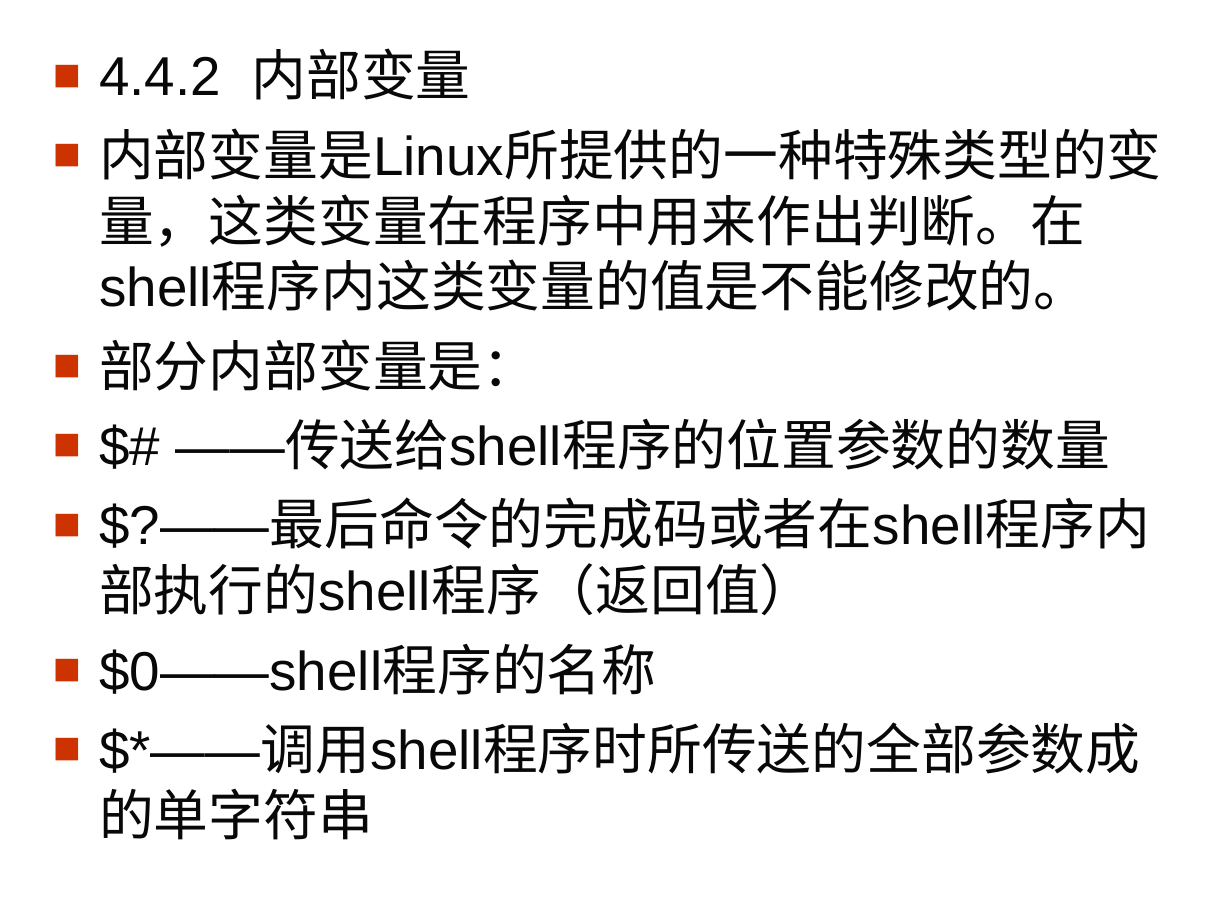
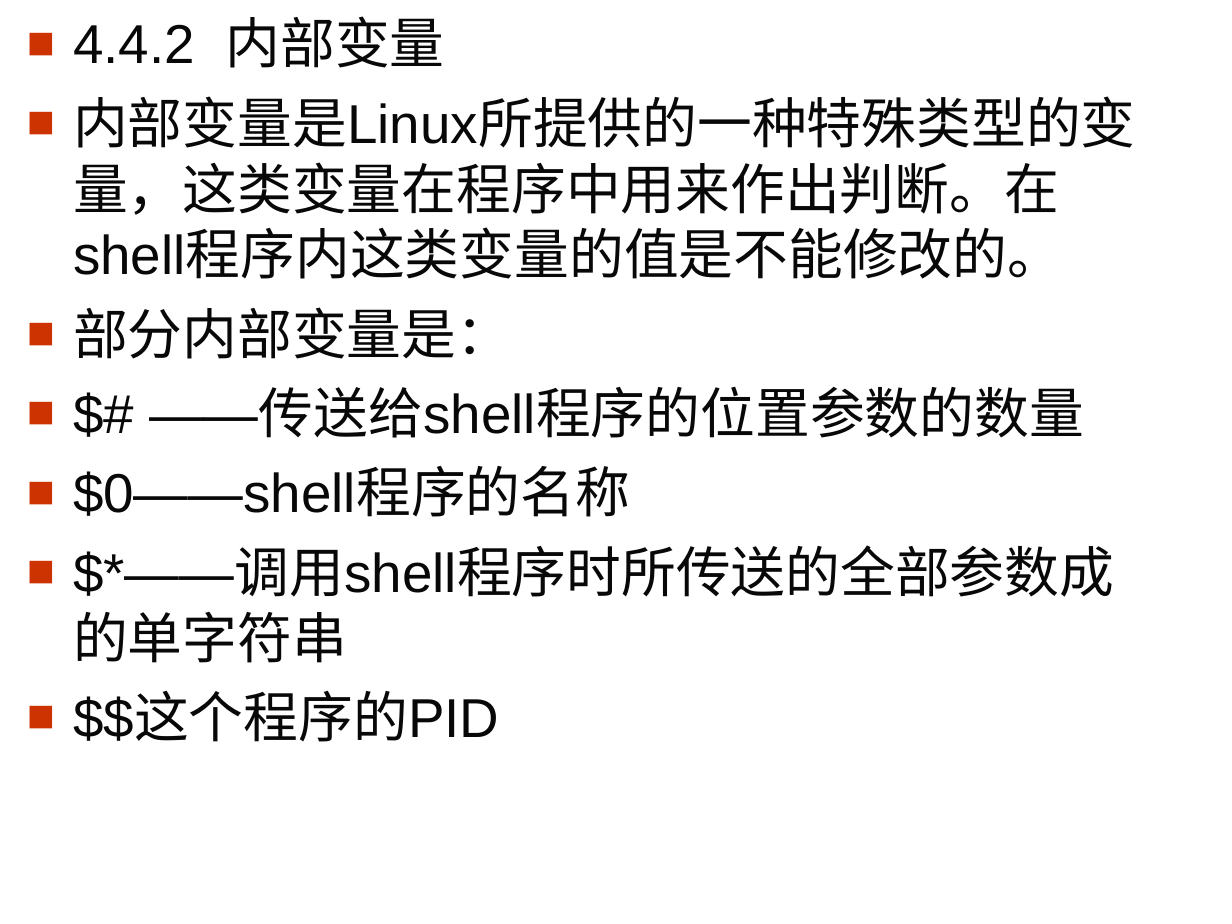
Before and after one commit to pingguocaihuiying/zhiliang729.github.io, a slide deck: slide 27 of shell/Shell_编程_教程.ppt. Drawn at 1232x924 pixels with LibreOffice and Linux fonts; fonts in the diff are those of the drawing; background and template pictures are left out. Boxes give left, top, right and bottom in pixels: in the first picture for what was removed or moved away, otherwise in the second. Text is boxed around its words. In the diff, an @@ line names an element or a change of style, - is before the commit and + after.

```diff
--- a/shell/Shell_编程_教程.ppt
+++ b/shell/Shell_编程_教程.ppt
@@ text "4.4.2 内部变量": place and size @@
-text "4.4.2 内部变量" at <box>99,48,1161,774</box>
+text "4.4.2 内部变量" at <box>73,16,1135,742</box>
@@ text at <box>99,501,1150,615</box>: paragraph removed @@
-■ $?——最后命令的完成码或者在shell程序内部执行的shell程序（返回值）
@@ text at <box>73,694,499,742</box>: paragraph added @@
+■ $$这个程序的PID
```
Also in this commit, not shown: 5 other slides changed, 3 slides added, 3 other files.
